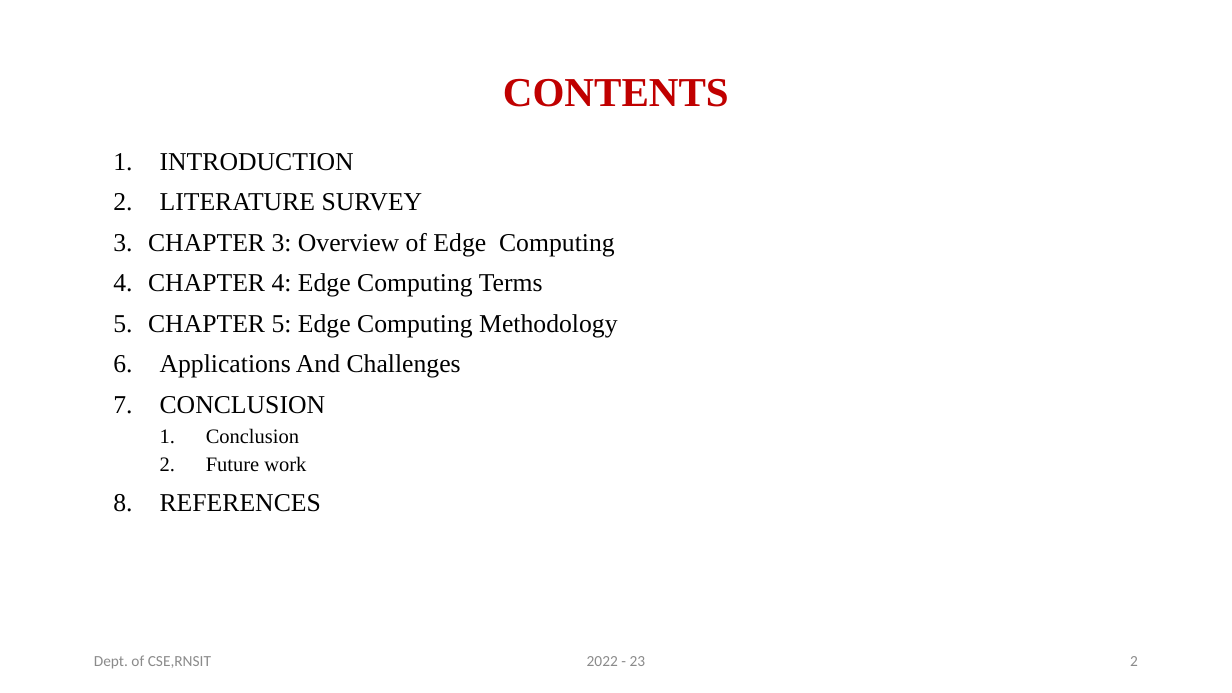
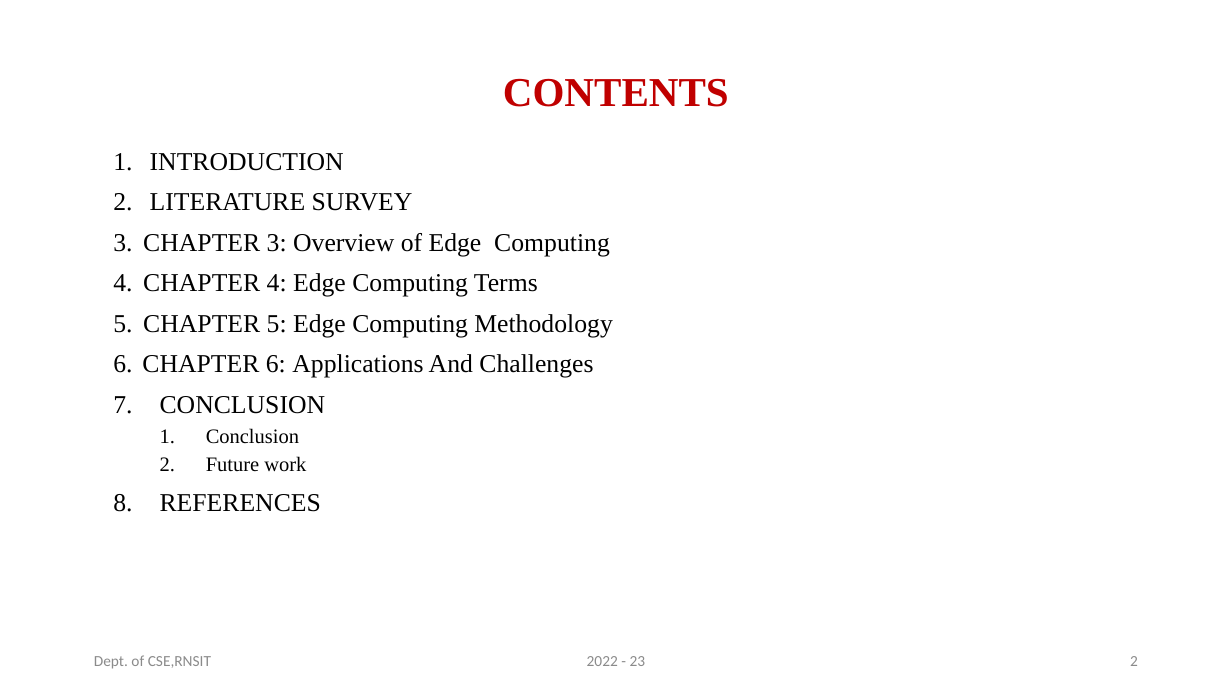
Before and after one commit to Nitish36/Technical_Seminar, a slide deck: slide 2 of Technical Seminar Presentation PPT format _BE_2023.pptx. Drawn at 1232x693 pixels with LibreOffice and Linux fonts; fonts in the diff are those of the drawing. Boxes give left, top, right and bottom in pixels: in the first picture for what was removed or moved away, otherwise in the second. Text is boxed around its words. In the diff, an @@ line names an element or a change of style, - is before the commit and + after.

```diff
--- a/Technical Seminar Presentation PPT format _BE_2023.pptx
+++ b/Technical Seminar Presentation PPT format _BE_2023.pptx
@@ text at [143,153,612,337]: indent changed @@
@@ text at [142,354,593,378]: text changed @@
-6. Applications And Challenges
+6. CHAPTER 6: Applications And Challenges
```
Also in this commit, not shown: 3 other slides changed, 1 slide removed, 11 other files.
